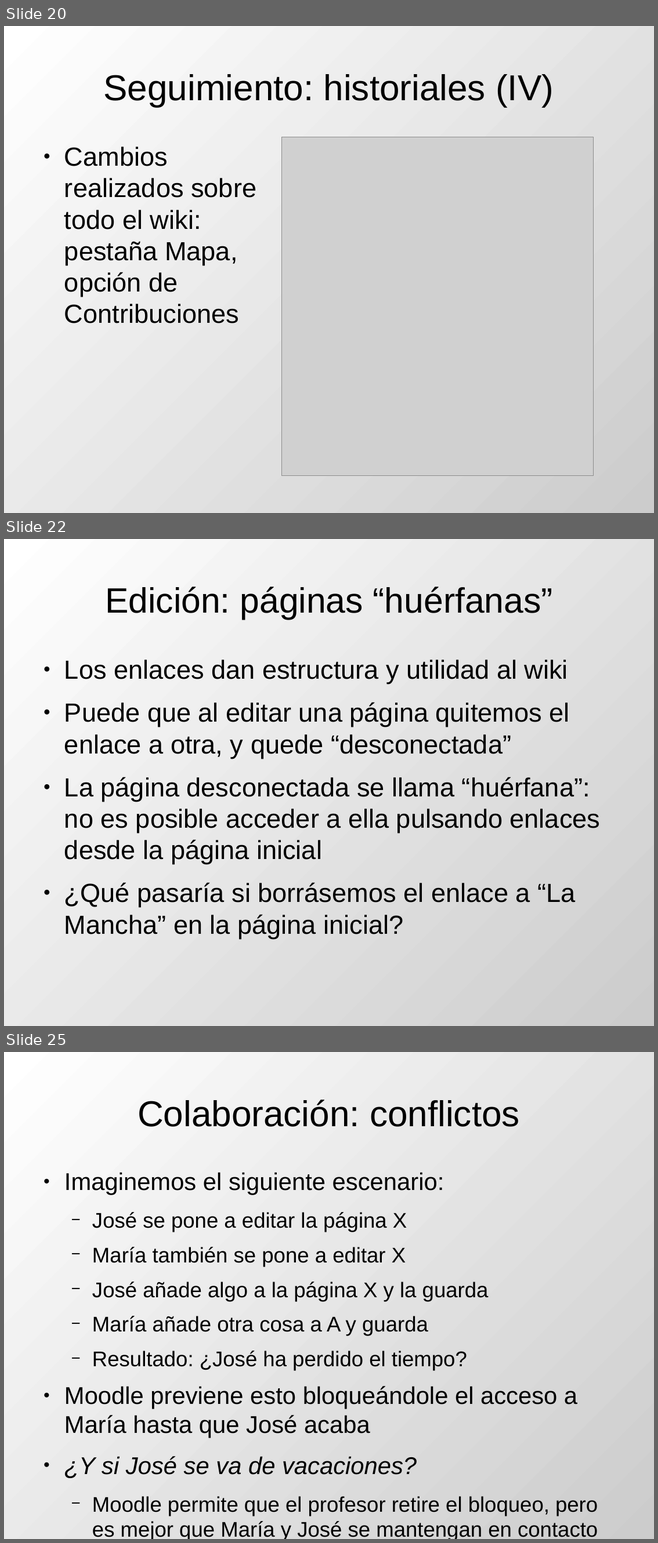
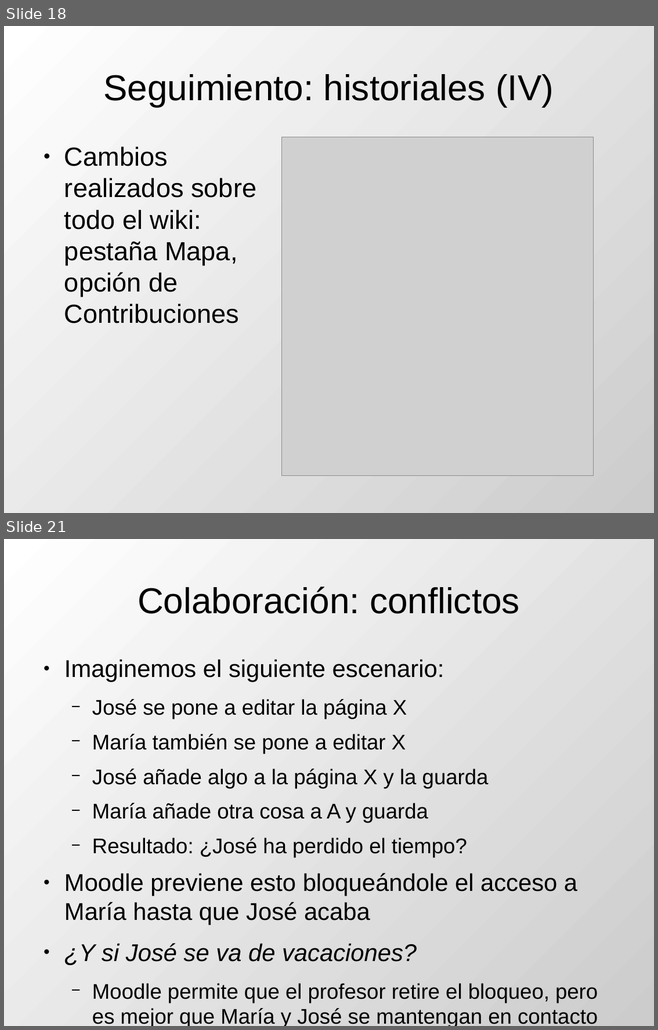
Before and after one commit to DrPantera/wikis4education, a slide deck: uca-2017/tema-3-WikisEnMoodle.odp. Shown one above the other, each under a label of ours: slides 20, 22 and 25 before the commit, slides 18 and 21 after it; the slides between them are not shown. The pictures are 658x1543 and 658x1030 pixels, drawn with LibreOffice and Linux fonts; fonts in the diff are those of the drawing; grey boxes stand for pictures. Boxes give left, top, right and bottom in pixels: in the first picture for what was removed or moved away, otherwise in the second. Text is boxed around its words. In the diff, an @@ line names an element or a change of style, - is before the commit and + after.

```diff
--- a/uca-2017/tema-3-WikisEnMoodle.odp
+++ b/uca-2017/tema-3-WikisEnMoodle.odp
@@ slide 22 removed at bbox=[4, 539, 654, 1026], background gradient #FFFFFF to #CCCCCC @@
@@ title removed at bbox=[105, 587, 553, 620] @@
-Edición: páginas “huérfanas”
@@ text removed at bbox=[64, 660, 600, 939] @@
-● Los enlaces dan estructura y utilidad al wiki
-● Puede que al editar una página quitemos el enlace a otra, y quede “desconectada”
-● La página desconectada se llama “huérfana”: no es posible acceder a ella pulsando enlaces desde la página inicial
-● ¿Qué pasaría si borrásemos el enlace a “La Mancha” en la página inicial?
@@ what was slide 20 is now slide 18 @@
@@ what was slide 25 is now slide 21 @@
```
Also in this commit, not shown: 7 slides changed, 3 other slides removed, 7 other files.
